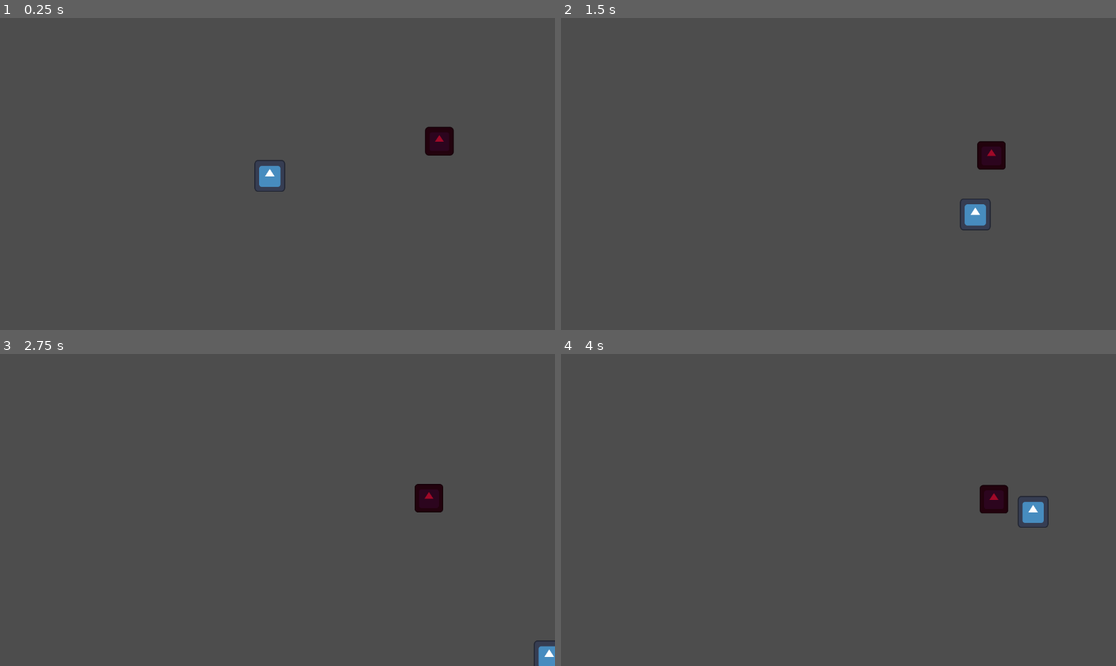
Above: before the commit, frames 1-4 (two rows, left to right).
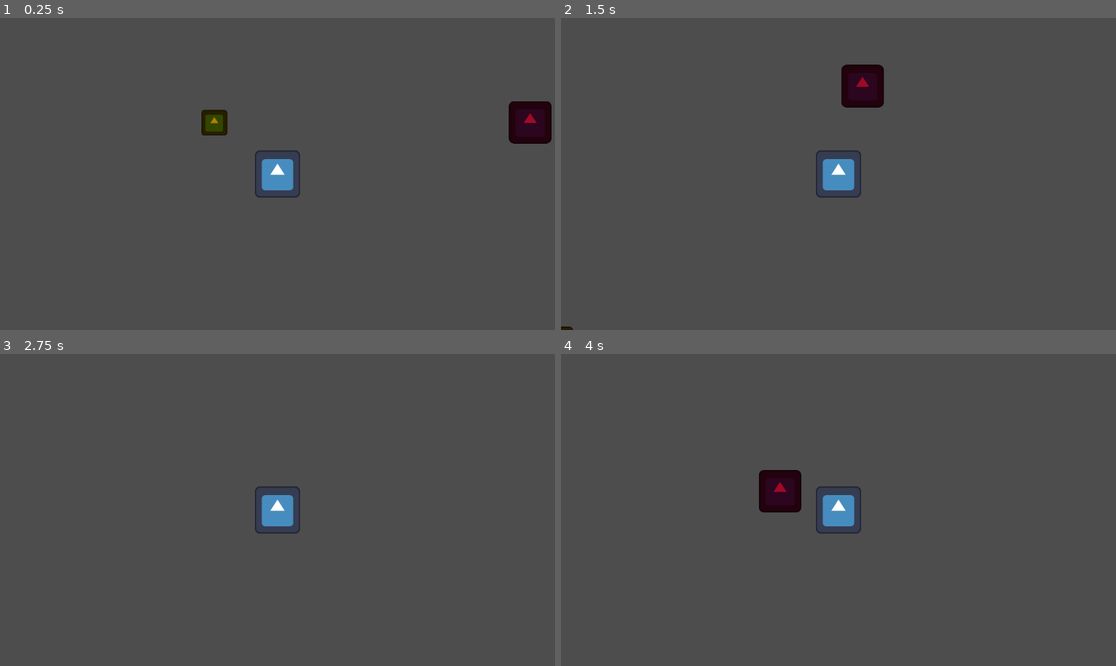
Above: after the commit, the same moments.

Repository: KaiserHua1901/Vampire_survivor_Clone
Game: Godot game, scene res://Scene/playground.tscn
Same seed, same stepped clock (60 frames per second), same inputs: the game is played once before the commit and once after it. This scene is started directly instead of the project's main scene. The engine's default icon, where the game draws it, is replaced by a stand-in: a white triangle on a blue panel in a dark square.
Inputs:
- Up to frame 1 (0.25 s): no input
- Up to frame 2 (1.5 s): hold Right (ui_right) 0.53-1.28 s; hold Down (ui_down) from 1.28 s (still down)
- Up to frame 3 (2.75 s): release Down (ui_down) at 2.03 s; hold Right (ui_right) from 2.03 s (still down)
- Up to frame 4 (4 s): release Right (ui_right) at 2.78 s; hold Up (ui_up) 2.78-3.53 s; hold Left (ui_left) from 3.53 s (still down)

The runs differ from the first frame. In frame 1, 2.5% of the frame differs, in the area x 36-100%, y 26-58%; in frame 2, 2.6%, in the area x 0-81%, y 14-100%; in frame 3, 1.4%; in frame 4, 2.6%.

Commit message:
[BUG] For some reason, enemy got push away from player

Diff:
--- /dev/null
+++ b/Scene/Mod2.gd
@@ -0,0 +1,23 @@
+extends RigidBody2D
+
+
+
+var speed = 60
+var player_chase = false
+var player = null
+func _physics_process(_delta):
+	if player_chase:
+		position += (player.position - position)/ speed
+
+
+
+func _on_area_2d_body_entered(body):
+	player = body
+	# this make player became a target
+	player_chase = true
+
+
+func _on_area_2d_body_exited(body):
+	player = null
+	# this make player became no target
+	player_chase = false
--- /dev/null
+++ b/Scene/Mod2.tscn
@@ -0,0 +1,36 @@
+[gd_scene load_steps=5 format=3 uid="uid://1bnttnnq26k4"]
+
+[ext_resource type="Script" path="res://Scene/Mod2.gd" id="1_bsxbn"]
+[ext_resource type="Texture2D" uid="uid://cbe47v7gf4lmn" path="res://icon.svg" id="1_jg35a"]
+
+[sub_resource type="CircleShape2D" id="CircleShape2D_i2p5e"]
+
+[sub_resource type="CircleShape2D" id="CircleShape2D_aqrj7"]
+
+[node name="RigidBody2D" type="RigidBody2D"]
+scale = Vector2(1, 1.01221)
+collision_mask = 0
+script = ExtResource("1_bsxbn")
+metadata/_edit_group_ = true
+
+[node name="Sprite2D" type="Sprite2D" parent="."]
+modulate = Color(0.701961, 0.501961, 0, 1)
+scale = Vector2(0.28125, 0.28125)
+texture = ExtResource("1_jg35a")
+
+[node name="CollisionShape2D" type="CollisionShape2D" parent="."]
+position = Vector2(0, 8)
+scale = Vector2(1.21055, 0.827243)
+shape = SubResource("CircleShape2D_i2p5e")
+
+[node name="Area2D" type="Area2D" parent="."]
+
+[node name="CollisionShape2D" type="CollisionShape2D" parent="Area2D"]
+scale = Vector2(20, 20)
+shape = SubResource("CircleShape2D_aqrj7")
+
+[node name="VisibleOnScreenEnabler2D" type="VisibleOnScreenEnabler2D" parent="."]
+
+[connection signal="body_entered" from="Area2D" to="." method="_on_area_2d_body_entered"]
+[connection signal="body_exited" from="Area2D" to="." method="_on_area_2d_body_exited"]
+[connection signal="screen_exited" from="VisibleOnScreenEnabler2D" to="." method="_on_visible_on_screen_enabler_2d_screen_exited"]
--- a/Scene/Player.tscn
+++ b/Scene/Player.tscn
@@ -1,10 +1,13 @@
-[gd_scene load_steps=4 format=3 uid="uid://b08kbdm1bltqg"]
+[gd_scene load_steps=5 format=3 uid="uid://b08kbdm1bltqg"]
 
 [ext_resource type="Texture2D" uid="uid://cbe47v7gf4lmn" path="res://icon.svg" id="1_eujki"]
 [ext_resource type="Script" path="res://Script/Player.gd" id="1_u4hnc"]
 
 [sub_resource type="RectangleShape2D" id="RectangleShape2D_tm42p"]
 size = Vector2(64, 64)
+
+[sub_resource type="CircleShape2D" id="CircleShape2D_qsjw6"]
+radius = 32.0
 
 [node name="CharacterBody2D" type="CharacterBody2D"]
 position = Vector2(560, 328)
@@ -22,4 +25,13 @@
 texture = ExtResource("1_eujki")
 
 [node name="Camera2D" type="Camera2D" parent="."]
-enabled = false
+zoom = Vector2(1.49, 1.49)
+
+[node name="Area2D" type="Area2D" parent="."]
+monitoring = false
+monitorable = false
+
+[node name="CollisionShape2D" type="CollisionShape2D" parent="Area2D"]
+shape = SubResource("CircleShape2D_qsjw6")
+
+[connection signal="body_entered" from="Area2D" to="." method="_on_area_2d_body_entered"]
--- a/Scene/playground.gd
+++ b/Scene/playground.gd
@@ -1,14 +1,24 @@
 extends Node2D
 
-
-var Enemy_Scene = preload("res://Scene/Enemy.tscn")
+@export var mob_scene: PackedScene
 
 
-# THIS Whole code is not gonna work, because of the fix position of WHERE enemy gonna spawn.
-# So when the player move, the position of the spawn of enemy still the same, so when it will spawn right in front of player.
-#func _on_timer_timeout():
-#	var Enemy = Enemy_Scene.instantiate()
-#	Enemy.position = Vector2(randf_range(-200, 1200), randf_range(-90, 400))
-#	while Enemy.position.x < -80 and Enemy.position.x > 1200 or Enemy.position.y < -100 and Enemy.position.y > 700:
-#		Enemy.position = Vector2(randf_range(-200, 1200), randf_range(-90, 1000))
-#	add_child(Enemy)
+func Game_over():
+	pass # Replace with function body.
+func _on_mob_timer_timeout():
+	var mob = mob_scene.instantiate()
+
+	var mob_spawn_location = get_node("MobPath/MobSpawnLocation")
+	mob_spawn_location.progress_ratio = randf()
+
+	var direction = mob_spawn_location.rotation + PI / 2
+
+	# set mod location to random
+	mob.postion = mob_spawn_location.position
+
+	direction += randf_range(-PI / 4, PI / 4)
+	mob.rotation = direction
+
+
+
+	add_child(mob)
--- a/Scene/playground.tscn
+++ b/Scene/playground.tscn
@@ -1,14 +1,20 @@
-[gd_scene load_steps=6 format=3 uid="uid://du150tbg6pq5q"]
+[gd_scene load_steps=7 format=3 uid="uid://du150tbg6pq5q"]
 
 [ext_resource type="PackedScene" uid="uid://b08kbdm1bltqg" path="res://Scene/Player.tscn" id="1_426nv"]
 [ext_resource type="Script" path="res://Scene/playground.gd" id="1_ftvka"]
 [ext_resource type="PackedScene" uid="uid://cggq2rl2okihv" path="res://Scene/Obtiscale.tscn" id="2_y8qcb"]
 [ext_resource type="PackedScene" uid="uid://cnsbdcv4okruy" path="res://Scene/Enemy.tscn" id="3_a8wmr"]
+[ext_resource type="PackedScene" uid="uid://1bnttnnq26k4" path="res://Scene/Mod2.tscn" id="5_wfgw6"]
 
 [sub_resource type="Curve2D" id="Curve2D_xo0wa"]
+_data = {
+"points": PackedVector2Array(0, 0, 0, 0, 122.058, 61.6689, 0, 0, 0, 0, 1049.7, 61.6689, 0, 0, 0, 0, 1057.84, 601.272, 0, 0, 0, 0, 122.058, 601.272, 0, 0, 0, 0, 122.058, 61.6689)
+}
+point_count = 5
 
-[node name="Node2D" type="Node2D"]
+[node name="PlayGround" type="Node2D"]
 script = ExtResource("1_ftvka")
+mob_scene = ExtResource("5_wfgw6")
 metadata/_edit_vertical_guides_ = [1272.0, -80.0]
 metadata/_edit_horizontal_guides_ = [-112.0, 720.0]
 
@@ -22,13 +28,17 @@
 position = Vector2(912, 256)
 scale = Vector2(-0.017, -0.017)
 
-[node name="Timer" type="Timer" parent="."]
-wait_time = 0.5
-autostart = true
-
-[node name="Path2D" type="Path2D" parent="."]
+[node name="MobPath" type="Path2D" parent="."]
+scale = Vector2(0.983136, 1.0378)
 curve = SubResource("Curve2D_xo0wa")
 
-[node name="PathFollow2D" type="PathFollow2D" parent="Path2D"]
+[node name="MobSpawnLocation" type="PathFollow2D" parent="MobPath"]
+position = Vector2(122.058, 61.6689)
 
-[connection signal="timeout" from="Timer" to="." method="_on_timer_timeout"]
+[node name="Mob" parent="." instance=ExtResource("5_wfgw6")]
+position = Vector2(472, 232)
+collision_layer = 2
+
+[node name="MobTimer" type="Timer" parent="."]
+
+[connection signal="hit" from="CharacterBody2D" to="." method="Game_over"]
--- a/Script/Player.gd
+++ b/Script/Player.gd
@@ -1,5 +1,5 @@
 extends CharacterBody2D
-
+signal hit
 @export var speed = 400
 
 
@@ -8,3 +8,10 @@
 	velocity = direction * speed
 
 	move_and_slide()
+
+
+func _on_area_2d_body_entered(body):
+	hide() # Player disappears after being hit.
+	hit.emit()
+	# Must be deferred as we can't change physics properties on a physics callback.
+	$CollisionShape2D.set_deferred("disabled", true)
